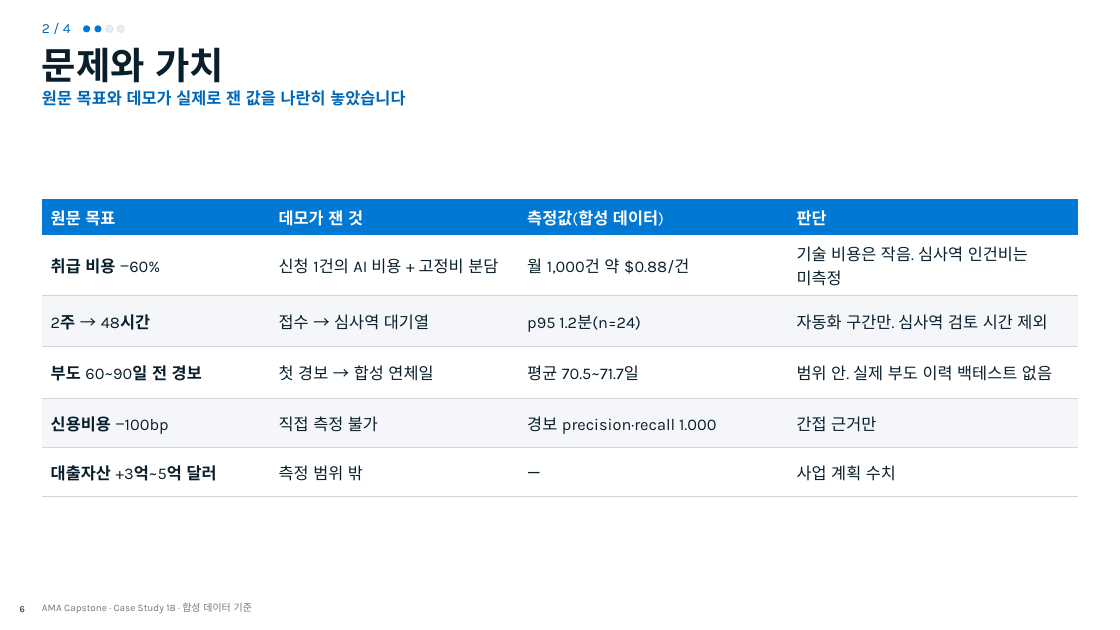
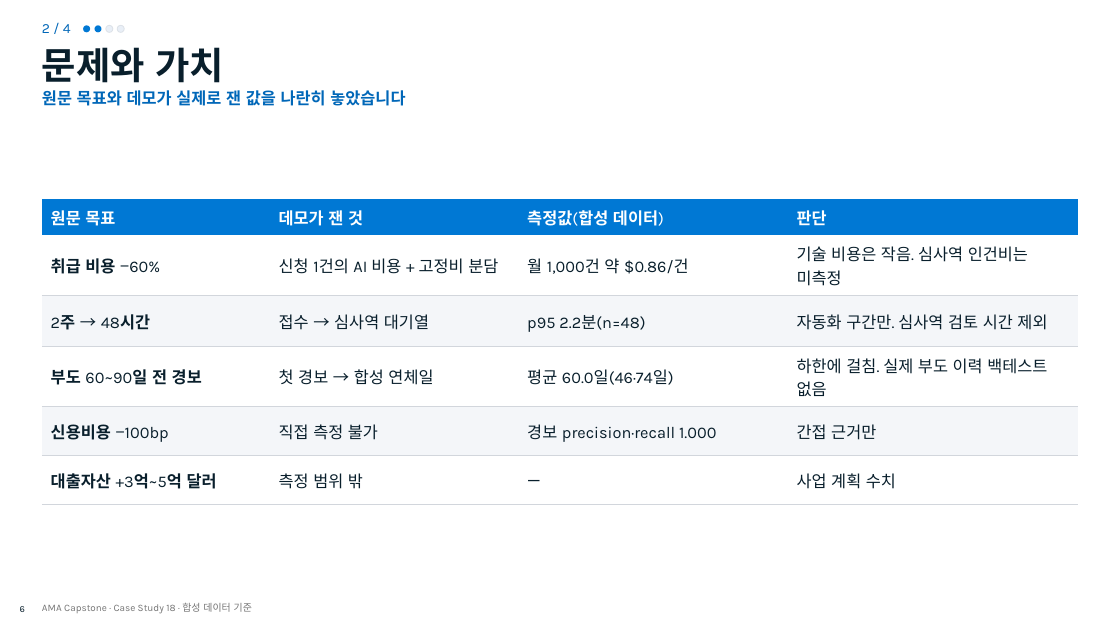
Before and after one commit to freeman9844/ms-ama-04, a slide deck: slide 6 of docs/deck/capstone.pptx. Drawn at 1120x630 pixels with LibreOffice and Linux fonts; fonts in the diff are those of the drawing; background and template pictures are left out. Boxes give left, top, right and bottom in pixels: in the first picture for what was removed or moved away, otherwise in the second. Text is boxed around its words. In the diff, an @@ line names an element or a change of style, - is before the commit and + after.

```diff
--- a/docs/deck/capstone.pptx
+++ b/docs/deck/capstone.pptx
@@ table at [42,199,1078,493] @@
-row 2, column 3: 월 1,000건 약 $0.88/건
+row 2, column 3: 월 1,000건 약 $0.86/건
-row 3, column 3: p95 1.2분(n=24)
+row 3, column 3: p95 2.2분(n=48)
-row 4, column 3: 평균 70.5~71.7일
+row 4, column 3: 평균 60.0일(46·74일)
-row 4, column 4: 범위 안. 실제 부도 이력 백테스트 없음
+row 4, column 4: 하한에 걸침. 실제 부도 이력 백테스트 없음
```
Also in this commit, not shown: 9 other slides changed, 22 other files.
